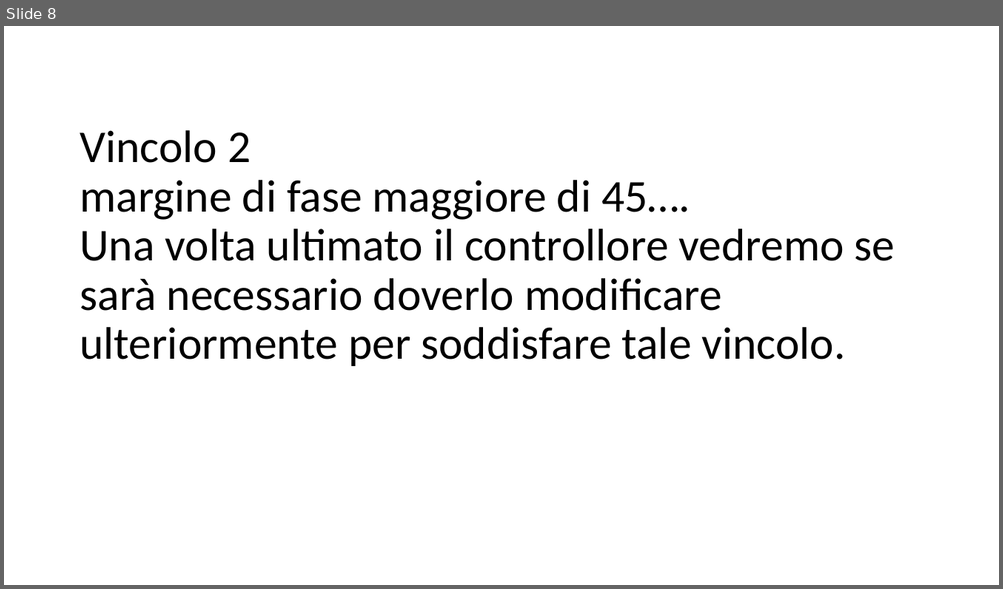
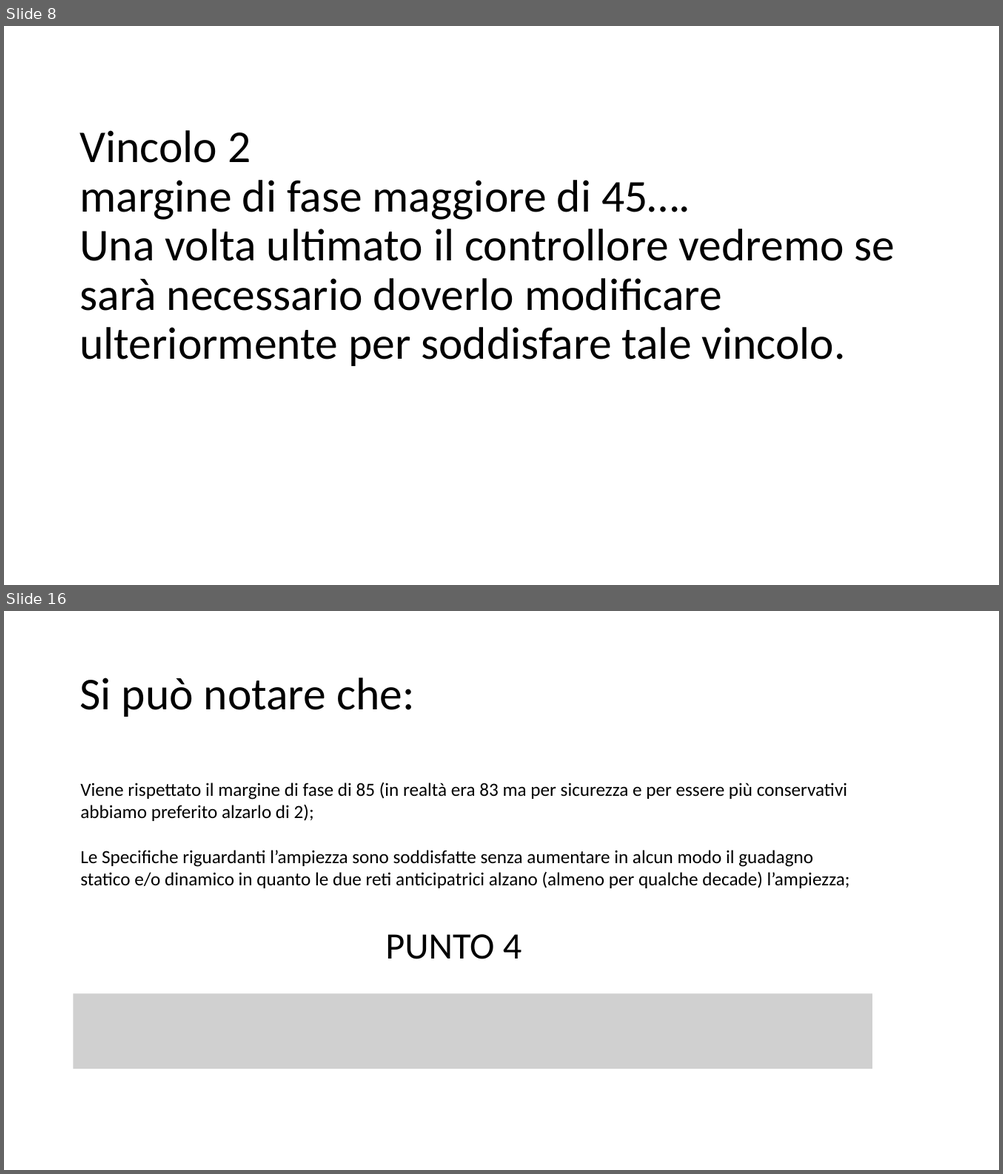
Before and after one commit to FraBug/ControlliAutomatici, a slide deck: ProgettoCA_passaggi.pptx. Shown one above the other, each under a label of ours: slide 8 before the commit, slides 8 and 16 after it; the slides between them are not shown. The pictures are 1003x589 and 1003x1174 pixels, drawn with LibreOffice and Linux fonts; fonts in the diff are those of the drawing; grey boxes stand for pictures. Boxes give left, top, right and bottom in pixels: in the first picture for what was removed or moved away, otherwise in the second. Text is boxed around its words. In the diff, an @@ line names an element or a change of style, - is before the commit and + after.

```diff
--- a/ProgettoCA_passaggi.pptx
+++ b/ProgettoCA_passaggi.pptx
@@ slide 16 added at [4,611,999,1170], background #FFFFFF @@
@@ title added at [79,678,414,717], 44 pt, text #000000 @@
+Si può notare che:
@@ text added at [80,783,850,889], 18 pt, text #000000 @@
+Viene rispettato il margine di fase di 85 (in realtà era 83 ma per sicurezza e per essere più conservativi abbiamo preferito alzarlo di 2);
+Le Specifiche riguardanti l’ampiezza sono soddisfatte senza aumentare in alcun modo il guadagno statico e/o dinamico in quanto le due reti anticipatrici alzano (almeno per qualche decade) l’ampiezza;
@@ text added at [385,934,522,960], 36 pt, text #000000 @@
+PUNTO 4
@@ picture added at [74,994,873,1069] @@
```
Also in this commit, not shown: 1 slide changed, 5 other slides added, 1 slide removed.
